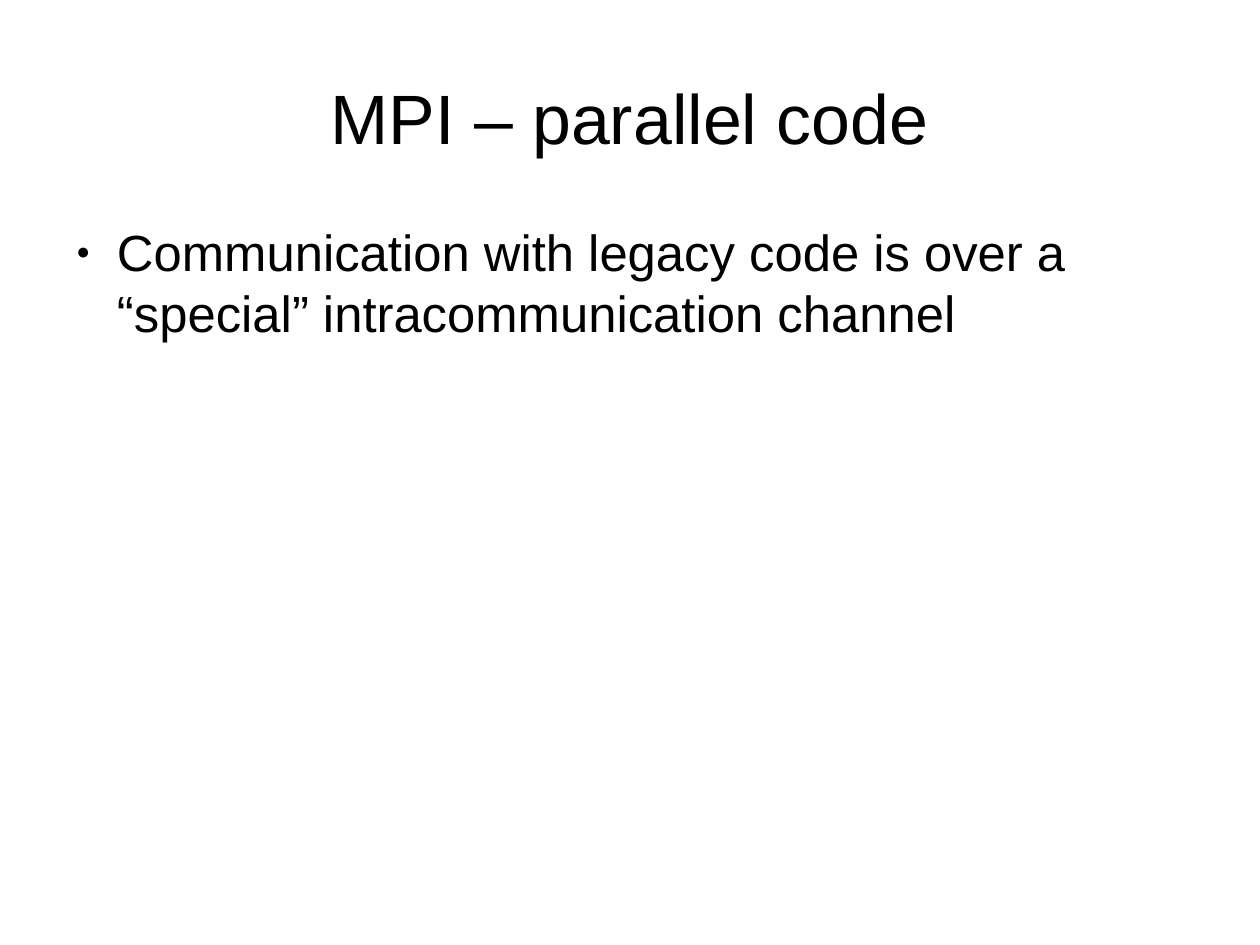
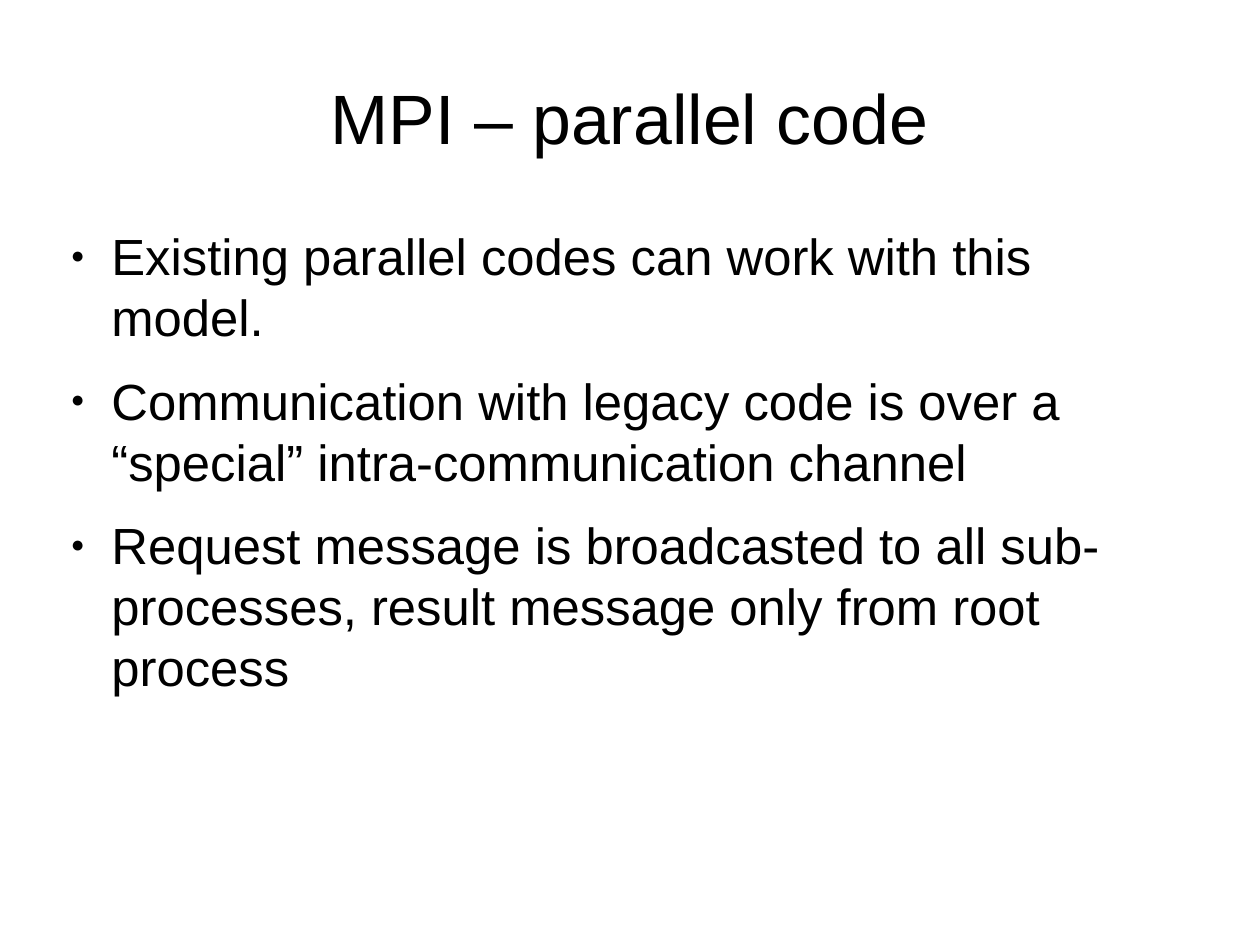
Before and after one commit to amusecode/amuse, a slide deck: slide 17 of doc/design/amuse-workshop-2009.odp (slide 14 before the commit). Drawn at 1260x945 pixels with LibreOffice and Linux fonts; fonts in the diff are those of the drawing. Boxes give left, top, right and bottom in pixels: in the first picture for what was removed or moved away, otherwise in the second. Text is boxed around its words. In the diff, an @@ line names an element or a change of style, - is before the commit and + after.

```diff
--- a/doc/design/amuse-workshop-2009.odp
+++ b/doc/design/amuse-workshop-2009.odp
@@ text at box(111, 238, 1099, 697): text changed @@
-● Communication with legacy code is over a “special” intracommunication channel
+● Existing parallel codes can work with this model.
+● Communication with legacy code is over a “special” intra-communication channel
+● Request message is broadcasted to all sub-processes, result message only from root process
```
Also in this commit, not shown: 1 other slide changed, 8 slides added, 1 other file.
